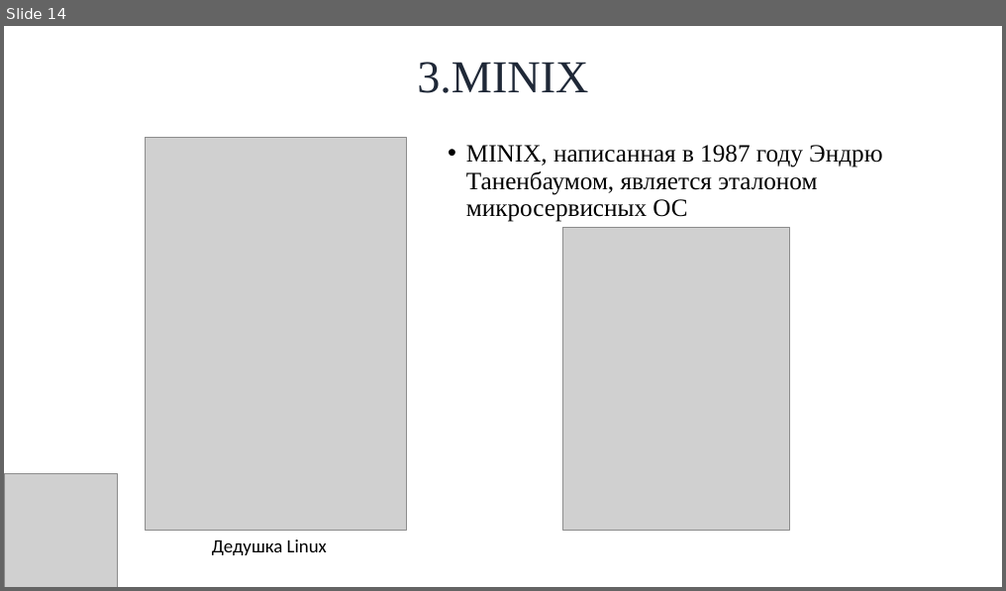
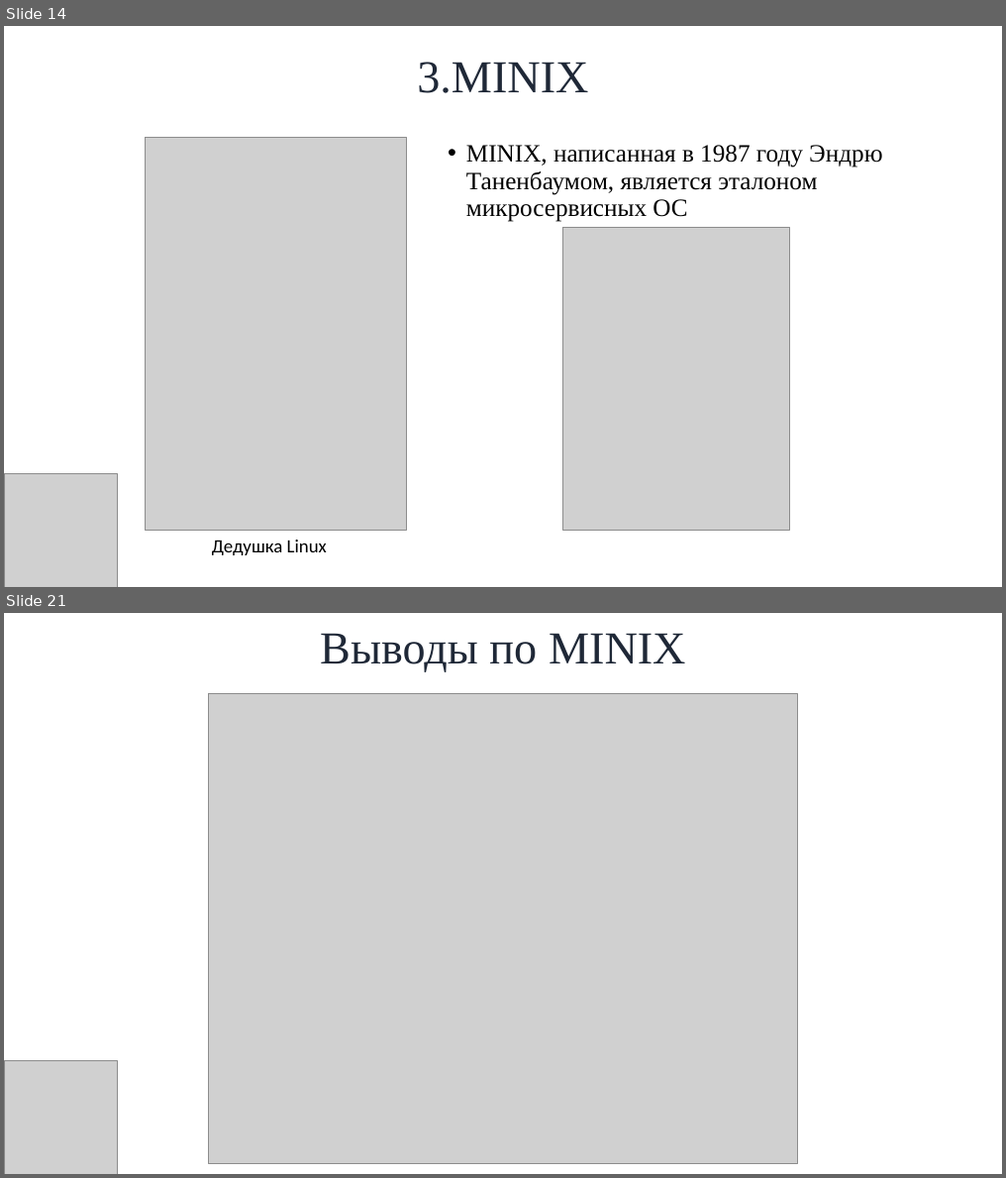
Before and after one commit to SkibaSAY/Cursovay4_MicroServicesOS, a slide deck: Путь в науку 2024/Микросервисная архитектура в ОС.pptx. Shown one above the other, each under a label of ours: slide 14 before the commit, slides 14 and 21 after it; the slides between them are not shown. The pictures are 1006x591 and 1006x1178 pixels, drawn with LibreOffice and Linux fonts; fonts in the diff are those of the drawing; grey boxes stand for pictures; background and template pictures are left out. Boxes give left, top, right and bottom in pixels: in the first picture for what was removed or moved away, otherwise in the second. Text is boxed around its words. In the diff, an @@ line names an element or a change of style, - is before the commit and + after.

```diff
--- a/Путь в науку 2024/Микросервисная архитектура в ОС.pptx
+++ b/Путь в науку 2024/Микросервисная архитектура в ОС.pptx
@@ slide 21 added at (4,613,1002,1174), background picture (left out) @@
@@ title added at (320,633,686,672), 44 pt, text gradient #1F2837 to #930416 @@
+Выводы по MINIX
@@ picture added at (209,693,798,1164) @@
@@ picture added at (4,1061,117,1174) @@
```
Also in this commit, not shown: 3 slides changed, 11 other slides added, 2 other files.
